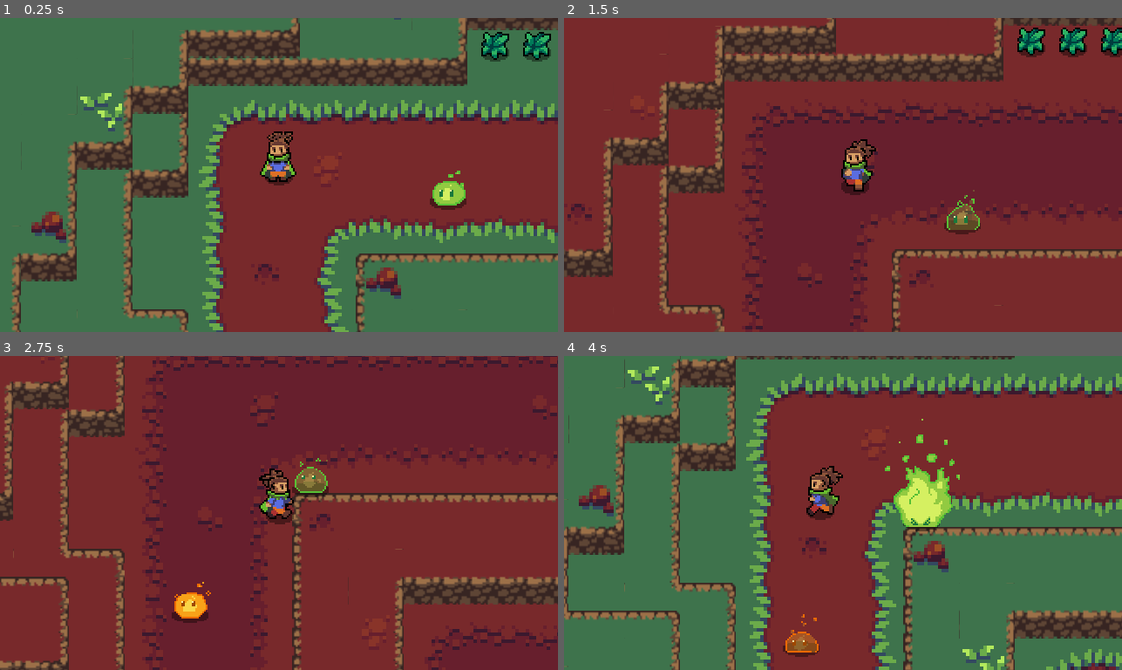
Above: before the commit, frames 1-4 (two rows, left to right).
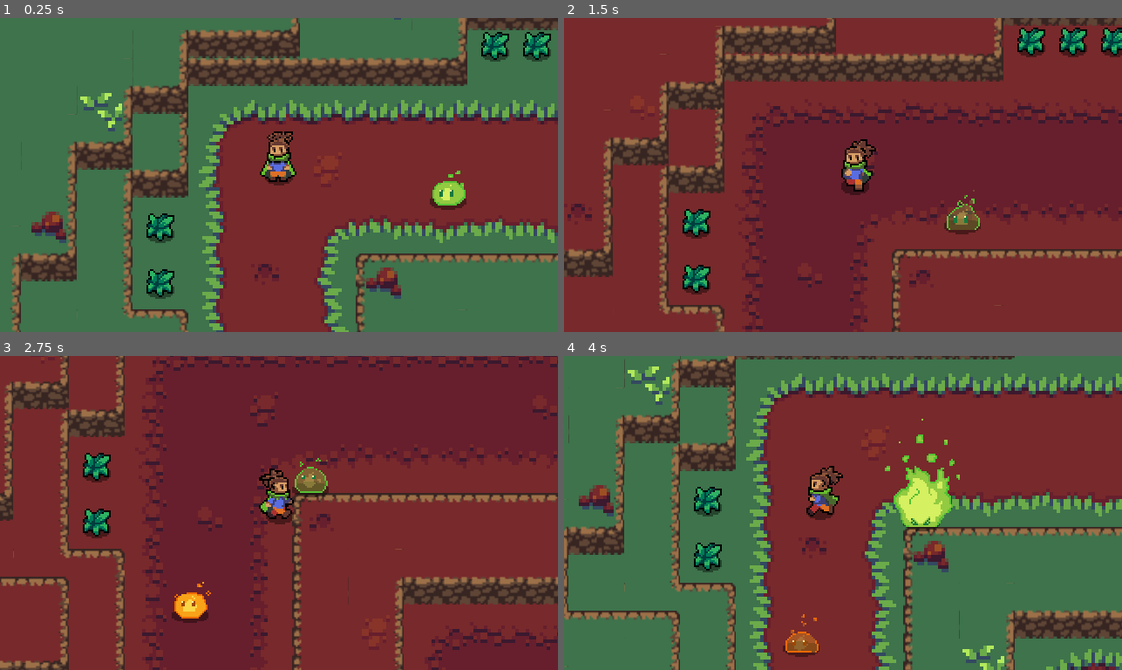
Above: after the commit, the same moments.

Repository: Thomas-Arndt/RPG.1
Game: Godot game, scene res://World/World.tscn
The game is run twice, just before and just after one commit, with the same random seed, the same clock (stepped at 60 frames per second) and the same inputs.
Inputs:
- Up to frame 1 (0.25 s): no input
- Up to frame 2 (1.5 s): hold Right (ui_right) 0.53-1.28 s; tap R (attack) at 0.6 s; hold Down (ui_down) from 1.28 s (still down); tap E (d_shift) at 1.35 s
- Up to frame 3 (2.75 s): release Down (ui_down) at 2.03 s; hold Right (ui_right) from 2.03 s (still down); tap T (roll) at 2.1 s
- Up to frame 4 (4 s): release Right (ui_right) at 2.78 s; hold Up (ui_up) 2.78-3.53 s; tap R (attack) at 2.85 s; hold Left (ui_left) from 3.53 s (still down); tap E (d_shift) at 3.6 s

The runs differ from the first frame. In frame 1, 0.8% of the frame differs, in the area x 26-32%, y 62-90%; in frame 2, 0.8%; in frame 3, 0.8%; in frame 4, 0.8%.

Commit message:
Added Tree, Bush, and Shrub scenes

Diff:
--- /dev/null
+++ b/World/Objects/Bush.tscn
@@ -0,0 +1,32 @@
+[gd_scene load_steps=6 format=2]
+
+[ext_resource path="res://World/Objects/BushGreen.png" type="Texture" id=1]
+[ext_resource path="res://World/Objects/StaticWorldComponent.tscn" type="PackedScene" id=2]
+[ext_resource path="res://Shadows/LargeShadow.png" type="Texture" id=3]
+[ext_resource path="res://World/Objects/BushRed.png" type="Texture" id=4]
+
+[sub_resource type="CapsuleShape2D" id=1]
+radius = 12.0
+height = 28.0
+
+[node name="Bush" instance=ExtResource( 2 )]
+
+[node name="ShadowSprite" parent="." index="0"]
+position = Vector2( -2, 4 )
+scale = Vector2( 1.875, 1.8 )
+texture = ExtResource( 3 )
+
+[node name="GreenSprite" parent="." index="1"]
+position = Vector2( 0, -5 )
+scale = Vector2( 2, 2 )
+texture = ExtResource( 1 )
+
+[node name="RedSprite" parent="." index="2"]
+position = Vector2( 0, -5 )
+scale = Vector2( 2, 2 )
+texture = ExtResource( 4 )
+
+[node name="CollisionShape2D" parent="." index="3"]
+position = Vector2( -1, 4 )
+rotation = 1.5708
+shape = SubResource( 1 )
--- /dev/null
+++ b/World/Objects/Shrub.tscn
@@ -0,0 +1,32 @@
+[gd_scene load_steps=6 format=2]
+
+[ext_resource path="res://Shadows/MediumShadow.png" type="Texture" id=1]
+[ext_resource path="res://World/Objects/StaticWorldComponent.tscn" type="PackedScene" id=2]
+[ext_resource path="res://World/Objects/ShrubGreen.png" type="Texture" id=3]
+[ext_resource path="res://World/Objects/ShrubRed.png" type="Texture" id=4]
+
+[sub_resource type="CapsuleShape2D" id=1]
+radius = 9.0
+height = 14.0
+
+[node name="Shrub" instance=ExtResource( 2 )]
+
+[node name="ShadowSprite" parent="." index="0"]
+position = Vector2( 2.38419e-07, 6 )
+scale = Vector2( 2.125, 2 )
+texture = ExtResource( 1 )
+
+[node name="GreenSprite" parent="." index="1"]
+position = Vector2( 0, -3 )
+scale = Vector2( 2, 2 )
+texture = ExtResource( 3 )
+
+[node name="RedSprite" parent="." index="2"]
+position = Vector2( 0, -3 )
+scale = Vector2( 2, 2 )
+texture = ExtResource( 4 )
+
+[node name="CollisionShape2D" parent="." index="3"]
+position = Vector2( 0, 4 )
+rotation = 1.5708
+shape = SubResource( 1 )
--- a/World/World.tscn
+++ b/World/World.tscn
@@ -8,6 +8,8 @@
 [ext_resource path="res://Enemies/RedVoidBlob.tscn" type="PackedScene" id=6]
 [ext_resource path="res://Enemies/GreenVoidBlob.tscn" type="PackedScene" id=7]
 [ext_resource path="res://World/Objects/Tree.tscn" type="PackedScene" id=8]
+[ext_resource path="res://World/Objects/Bush.tscn" type="PackedScene" id=9]
+[ext_resource path="res://World/Objects/Shrub.tscn" type="PackedScene" id=10]
 
 [sub_resource type="TileSet" id=99]
 2/name = "sheet.png 2"
@@ -1123,28 +1125,100 @@
 [node name="Grass5" parent="YSort/Grass" instance=ExtResource( 3 )]
 position = Vector2( -768, 136 )
 
+[node name="Grass6" parent="YSort/Grass" instance=ExtResource( 3 )]
+position = Vector2( -1008, 240 )
+
+[node name="Grass7" parent="YSort/Grass" instance=ExtResource( 3 )]
+position = Vector2( -1008, 272 )
+
+[node name="Grass8" parent="YSort/Grass" instance=ExtResource( 3 )]
+position = Vector2( -464, 144 )
+
+[node name="Grass9" parent="YSort/Grass" instance=ExtResource( 3 )]
+position = Vector2( -432, 144 )
+
+[node name="Grass10" parent="YSort/Grass" instance=ExtResource( 3 )]
+position = Vector2( -336, 208 )
+
+[node name="Grass11" parent="YSort/Grass" instance=ExtResource( 3 )]
+position = Vector2( -336, 240 )
+
+[node name="Grass12" parent="YSort/Grass" instance=ExtResource( 3 )]
+position = Vector2( -336, 656 )
+
+[node name="Grass13" parent="YSort/Grass" instance=ExtResource( 3 )]
+position = Vector2( -336, 688 )
+
+[node name="Grass14" parent="YSort/Grass" instance=ExtResource( 3 )]
+position = Vector2( -1008, 688 )
+
+[node name="Grass15" parent="YSort/Grass" instance=ExtResource( 3 )]
+position = Vector2( -1008, 656 )
+
+[node name="Grass16" parent="YSort/Grass" instance=ExtResource( 3 )]
+position = Vector2( -1008, 624 )
+
+[node name="Grass17" parent="YSort/Grass" instance=ExtResource( 3 )]
+position = Vector2( -1008, 592 )
+
 [node name="Trees" type="YSort" parent="YSort"]
 
 [node name="Tree" parent="YSort/Trees" instance=ExtResource( 8 )]
-position = Vector2( -831, 762 )
+position = Vector2( -831, 766 )
 
 [node name="Tree2" parent="YSort/Trees" instance=ExtResource( 8 )]
-position = Vector2( -440, 248 )
-
-[node name="GreenVoidBlob" parent="YSort" instance=ExtResource( 7 )]
+position = Vector2( -592, 139 )
+
+[node name="Bushes" type="YSort" parent="YSort"]
+
+[node name="Bush" parent="YSort/Bushes" instance=ExtResource( 9 )]
+position = Vector2( -477, 777 )
+
+[node name="Bush2" parent="YSort/Bushes" instance=ExtResource( 9 )]
+position = Vector2( -575, 777 )
+
+[node name="Shrubs" type="YSort" parent="YSort"]
+
+[node name="Shrub" parent="YSort/Shrubs" instance=ExtResource( 10 )]
+position = Vector2( -1008, 400 )
+
+[node name="Shrub2" parent="YSort/Shrubs" instance=ExtResource( 10 )]
+position = Vector2( -496, 368 )
+
+[node name="Shrub3" parent="YSort/Shrubs" instance=ExtResource( 10 )]
+position = Vector2( -1008, 448 )
+
+[node name="Shrub4" parent="YSort/Shrubs" instance=ExtResource( 10 )]
+position = Vector2( -1008, 496 )
+
+[node name="Shrub5" parent="YSort/Shrubs" instance=ExtResource( 10 )]
+position = Vector2( -560, 304 )
+
+[node name="Shrub6" parent="YSort/Shrubs" instance=ExtResource( 10 )]
+position = Vector2( -336, 528 )
+
+[node name="Shrub7" parent="YSort/Shrubs" instance=ExtResource( 10 )]
+position = Vector2( -336, 448 )
+
+[node name="Shrub8" parent="YSort/Shrubs" instance=ExtResource( 10 )]
+position = Vector2( -336, 416 )
+
+[node name="MobileEnemies" type="YSort" parent="YSort"]
+
+[node name="GreenVoidBlob" parent="YSort/MobileEnemies" instance=ExtResource( 7 )]
 position = Vector2( -840, 216 )
 
-[node name="GreenVoidBlob2" parent="YSort" instance=ExtResource( 7 )]
+[node name="GreenVoidBlob2" parent="YSort/MobileEnemies" instance=ExtResource( 7 )]
 position = Vector2( -736, 416 )
 
-[node name="GreenVoidBlob3" parent="YSort" instance=ExtResource( 7 )]
+[node name="GreenVoidBlob3" parent="YSort/MobileEnemies" instance=ExtResource( 7 )]
 position = Vector2( -632, 520 )
 
-[node name="RedVoidBlob" parent="YSort" instance=ExtResource( 6 )]
+[node name="RedVoidBlob" parent="YSort/MobileEnemies" instance=ExtResource( 6 )]
 position = Vector2( -632, 392 )
 
-[node name="RedVoidBlob2" parent="YSort" instance=ExtResource( 6 )]
+[node name="RedVoidBlob2" parent="YSort/MobileEnemies" instance=ExtResource( 6 )]
 position = Vector2( -744, 504 )
 
-[node name="RedVoidBlob3" parent="YSort" instance=ExtResource( 6 )]
+[node name="RedVoidBlob3" parent="YSort/MobileEnemies" instance=ExtResource( 6 )]
 position = Vector2( -944, 330 )
Not shown: 1 places in World/World.tscn that only renumber resources
